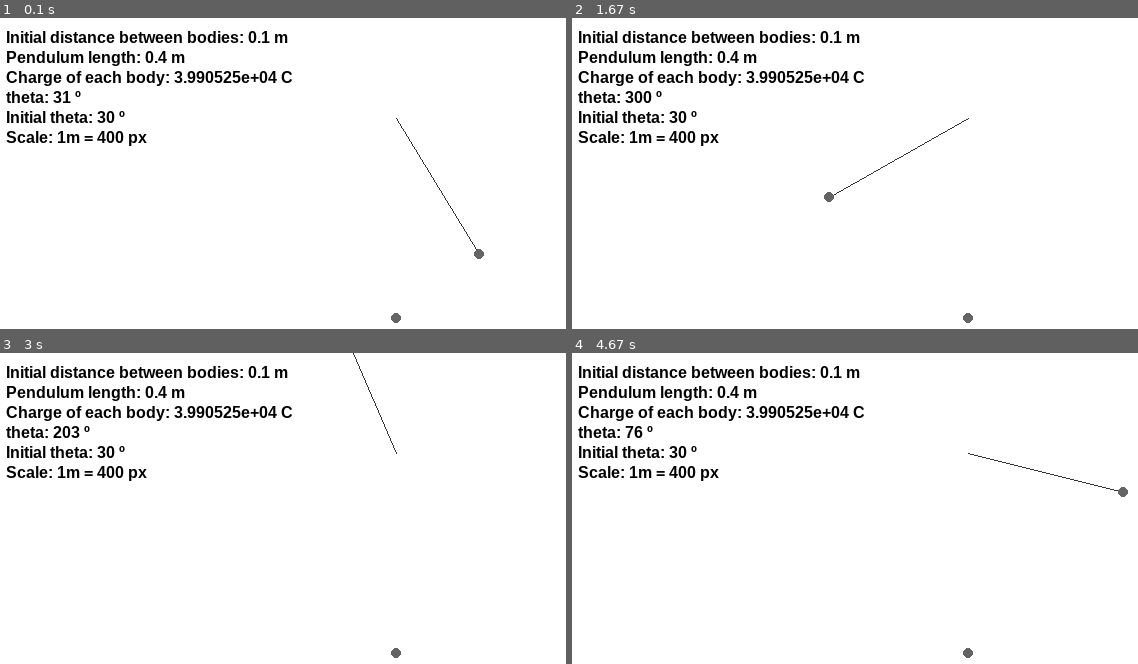
Above: before the commit, frames 1-4 (two rows, left to right).
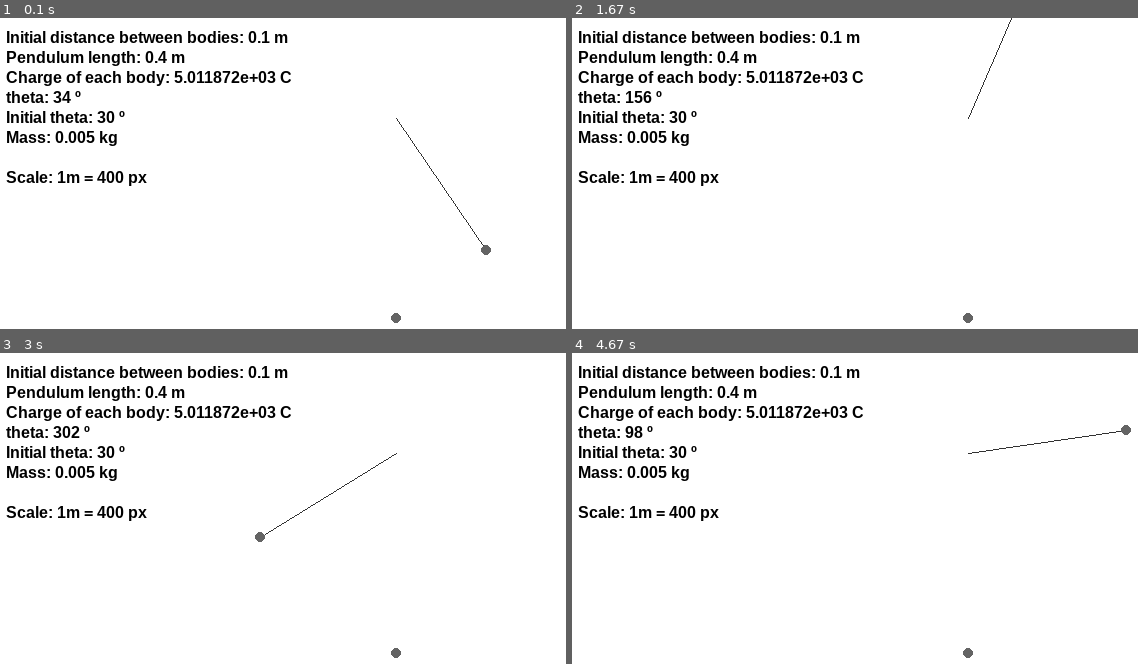
Above: after the commit, the same moments.

Repository: WashingtonCC/ElectricPendulum
Game: pygame game, started from physics explained/pygame1.py
The game is run twice, just before and just after one commit, with the same random seed, the same clock (stepped at 60 frames per second) and the same inputs.
Inputs:
- Up to frame 1 (0.1 s): no input
- Up to frame 2 (1.67 s): no input
- Up to frame 3 (3 s): no input
- Up to frame 4 (4.67 s): no input

The runs differ from the first frame. In frame 1, 1.7% of the frame differs, in the area x 1-87%, y 17-78%; in frame 2, 1.7%; in frame 3, 1.7%; in frame 4, 1.8%, in the area x 1-99%, y 17-55%.

Commit message:
Polished some stuff

Diff:
--- a/physics explained/pygame1.py
+++ b/physics explained/pygame1.py
@@ -13,11 +13,11 @@
 #pygameZoom.set_background((255, 255, 255))
 #pygameZoom.set_zoom_strength(10000)
 
-Q = 2 * 10 ** (4.3)
+Q = 10 ** (3.7)
 k = 9 * 10 ** (-9)
 g = 9.8
 
-# 1 METER = 100PX
+# 1 METER = 400PX
 scale = 400
 
 axis = (width/2, 100)
@@ -42,7 +42,7 @@
         self.x = l * math.sin(self.theta)*scale + axis[0]
         self.y = -l * math.cos(self.theta)*scale + axis[1]
 
-        self.m = 0.5
+        self.m = .005
         self.q = Q
 
     def draw(self):
@@ -94,7 +94,8 @@
     render_info("Charge of each body: {:e} C".format(Q), [10, 50])
     render_info(f"theta: {round(p.theta*180/math.pi)} º", [10, 70])
     render_info(f"Initial theta: {round(theta0*180/math.pi)} º", [10, 90])
-    render_info(f"Scale: 1m = {scale} px", [10, 110])
+    render_info(f"Mass: {p.m} kg", [10, 110])
+    render_info(f"Scale: 1m = {scale} px", [10, 150])
 
     update()
     screen.fill((255, 255, 255))
